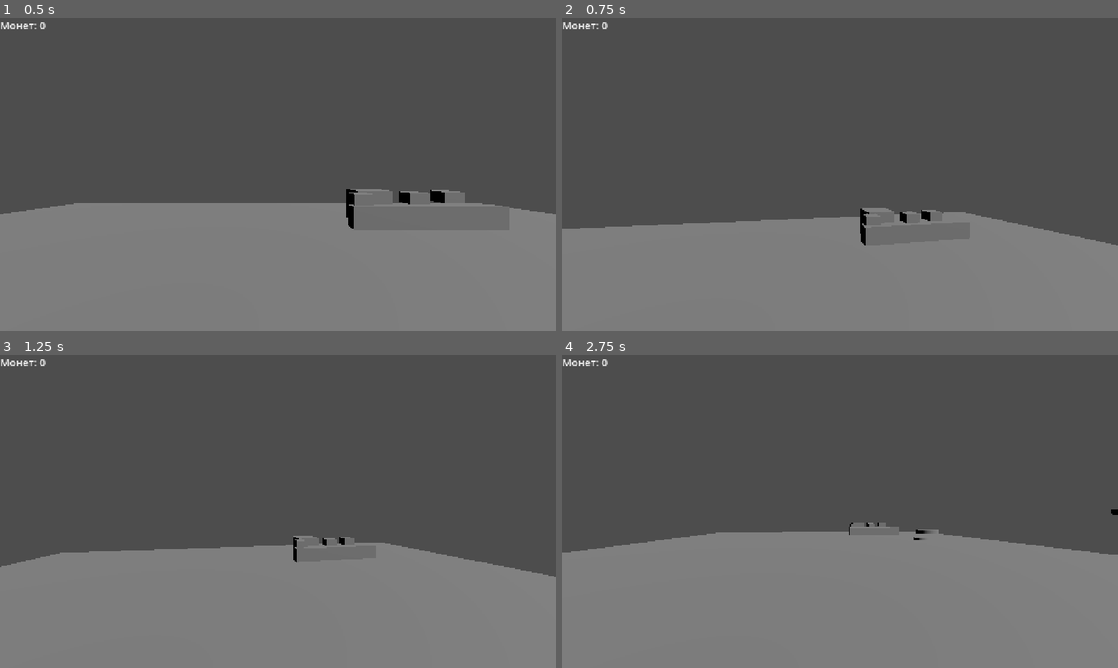
Above: before the commit, frames 1-4 (two rows, left to right).
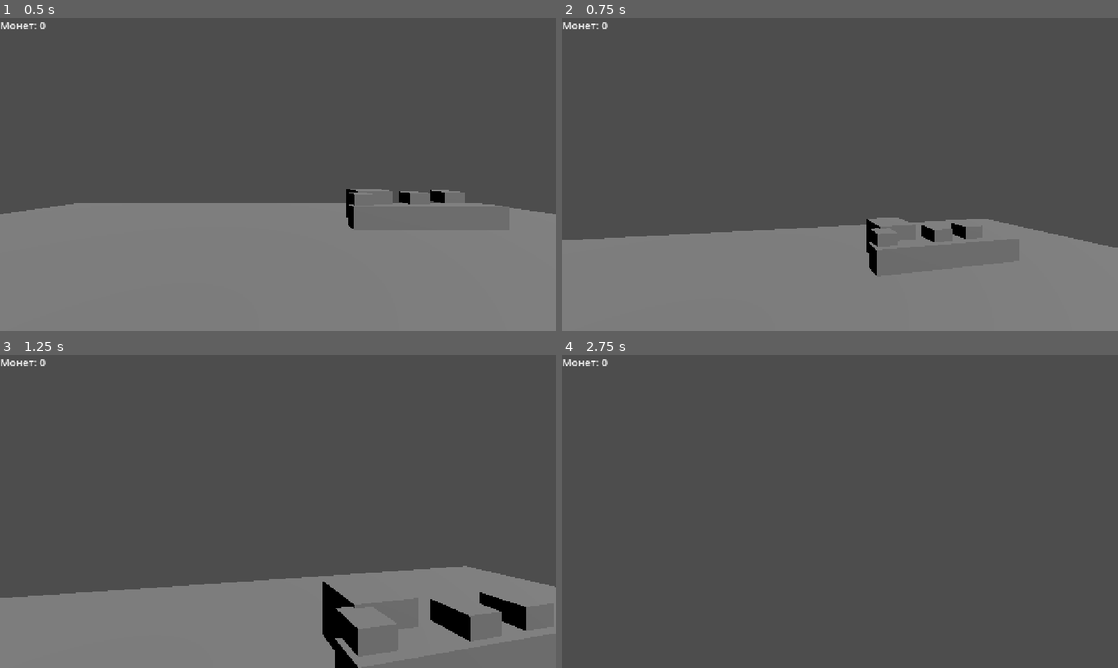
Above: after the commit, the same moments.

Repository: VictoriaPugach/godot-lessons
Game: Godot game, scene res://cafe.tscn
Same seed, same stepped clock (60 frames per second), same inputs: the game is played once before the commit and once after it.
Inputs (mouse positions are in pixels of both pictures, inside the frame that each line leads up to):
- Up to frame 1 (0.5 s): no input
- Up to frame 2 (0.75 s): tap Enter (ui_accept) at 0.5 s; move the mouse to (867, 174) at 0.52 s; hold Up (ui_up) from 0.53 s (still down); tap E (interact) at 0.6 s
- Up to frame 3 (1.25 s): keep holding Up (ui_up); tap Enter (ui_accept) at 0.77 s
- Up to frame 4 (2.75 s): keep holding Up (ui_up); move the mouse to (812, 511) at 1.27 s; tap E (interact) at 1.35, 2.1 s; tap Enter (ui_accept) at 1.52 s; move the mouse to (851, 505) at 2.02 s

Frame 1 is identical in both runs. In frame 2, 3.0% of the frame differs, in the area x 0-100%, y 60-83%; in frame 3, 11%; in frame 4, 41%, in the area x 0-100%, y 49-100%.

Commit message:
control fix + .md fix

Diff:
--- a/lesson_4_cafe/Cashier.gd
+++ b/lesson_4_cafe/Cashier.gd
@@ -11,24 +11,32 @@
 func _ready():
 	body_entered.connect(_on_body_entered)
 	body_exited.connect(_on_body_exited)
+	print("Кассир готов")
 
 func _on_body_entered(body: Node3D):
-	if body.name == "Player":
+	# Проверяем, что это CharacterBody3D (игрок)
+	if body is CharacterBody3D:
+		print("Игрок вошел в зону кассира")
 		player_near = true
 		player = body
-		Game.show_message.emit("Подойдите ближе к кассиру и нажмите E для разговора")
+		Game.show_message.emit("Нажмите E для разговора с кассиром")
+		print("Сообщение отправлено, игрок рядом: ", player_near)
 
 func _on_body_exited(body: Node3D):
-	if body.name == "Player":
+	# Проверяем, что это CharacterBody3D (игрок)
+	if body is CharacterBody3D:
+		print("Игрок вышел из зоны кассира")
 		player_near = false
 		player = null
 
 func _process(_delta):
 	# Проверяем ввод в _process вместо _input для более надежной работы
-	if player_near and Input.is_action_just_pressed("interact"):  # E key
-		show_dialog()
+	if player_near:
+		if Input.is_action_just_pressed("interact"):  # E key
+			print("Нажата клавиша E для разговора с кассиром")
+			show_dialog()
 
 func show_dialog():
 	var dialog = dialog_text
 	Game.show_message.emit(dialog)
-	print("Кассир: ", dialog)
+	print("Кассир говорит: ", dialog)
--- a/lesson_4_cafe/Food.gd
+++ b/lesson_4_cafe/Food.gd
@@ -13,27 +13,39 @@
 func _ready():
 	body_entered.connect(_on_body_entered)
 	body_exited.connect(_on_body_exited)
+	print("Food готов: ", food_name)
 
 func _on_body_entered(body: Node3D):
-	if not is_purchased and body.name == "Player":
-		player_near = true
-		Game.show_message.emit("Нажмите E чтобы купить " + food_name + " за " + str(price) + " монет")
+	# Проверяем, что это CharacterBody3D (игрок)
+	if body is CharacterBody3D:
+		print("Игрок вошел в зону еды: ", food_name)
+		if not is_purchased:
+			player_near = true
+			Game.show_message.emit("Нажмите E чтобы купить " + food_name + " за " + str(price) + " монет")
+			print("Сообщение отправлено, игрок рядом: ", player_near)
 
 func _on_body_exited(body: Node3D):
-	if body.name == "Player":
+	# Проверяем, что это CharacterBody3D (игрок)
+	if body is CharacterBody3D:
+		print("Игрок вышел из зоны еды: ", food_name)
 		player_near = false
 
 func _process(_delta):
 	# Проверяем ввод в _process вместо _input для более надежной работы
-	if player_near and not is_purchased and Input.is_action_just_pressed("interact"):
-		buy_food()
+	if player_near and not is_purchased:
+		if Input.is_action_just_pressed("interact"):
+			print("Нажата клавиша E для покупки: ", food_name)
+			buy_food()
 
 func buy_food():
+	print("Попытка купить: ", food_name, ", цена: ", price, ", монет: ", Game.get_coins())
 	if Game.spend_coins(price):
 		is_purchased = true
 		Game.show_message.emit("Вы купили " + food_name + "! Осталось монет: " + str(Game.get_coins()))
+		print("Покупка успешна!")
 		# Визуальная обратная связь - немного поднимаем еду
 		var tween = create_tween()
 		tween.tween_property(self, "position", position + Vector3(0, 0.2, 0), 0.3)
 	else:
 		Game.show_message.emit("Недостаточно монет! Нужно " + str(price) + ", у вас " + str(Game.get_coins()))
+		print("Недостаточно монет!")
--- a/lesson_4_cafe/Player.gd
+++ b/lesson_4_cafe/Player.gd
@@ -73,8 +73,8 @@
 	var direction := Vector3.ZERO
 	if input_dir.length() > 0:
 		# Получаем направление вперед и вправо от игрока (повернутого по Y)
-		# В Godot transform.basis.z указывает "назад", -z указывает "вперед"
-		var forward = -transform.basis.z  # Направление вперед (куда смотрит игрок)
+		# В Godot для CharacterBody3D transform.basis.z указывает вперед
+		var forward = transform.basis.z   # Направление вперед (куда смотрит игрок)
 		var right = transform.basis.x     # Направление вправо
 
 		# Объединяем направления в зависимости от ввода
--- a/lesson_4_cafe/UIManager.gd
+++ b/lesson_4_cafe/UIManager.gd
@@ -11,6 +11,7 @@
 	Game.show_message.connect(_on_show_message)
 	# Ждем один кадр, чтобы UI узлы точно были созданы
 	call_deferred("_update_coin_display")
+	print("UIManager готов. Сигналы подключены.")
 
 func _on_coins_changed(new_amount: int):
 	_update_coin_display()
Not shown, removed: lesson_4_cafe/FIXES_APPLIED.md
Not shown, removed: lesson_4_cafe/INSTRUCTIONS.md
Not shown, removed: lesson_4_cafe/QUICK_FIX.md
Not shown, removed: lesson_4_cafe/QUICK_START.md
Not shown, changed: lesson_4_cafe/README.md
Not shown, removed: lesson_4_cafe/SETUP_ACTIONS.md
Not shown, changed: lesson_4_cafe/STEP_BY_STEP.md
